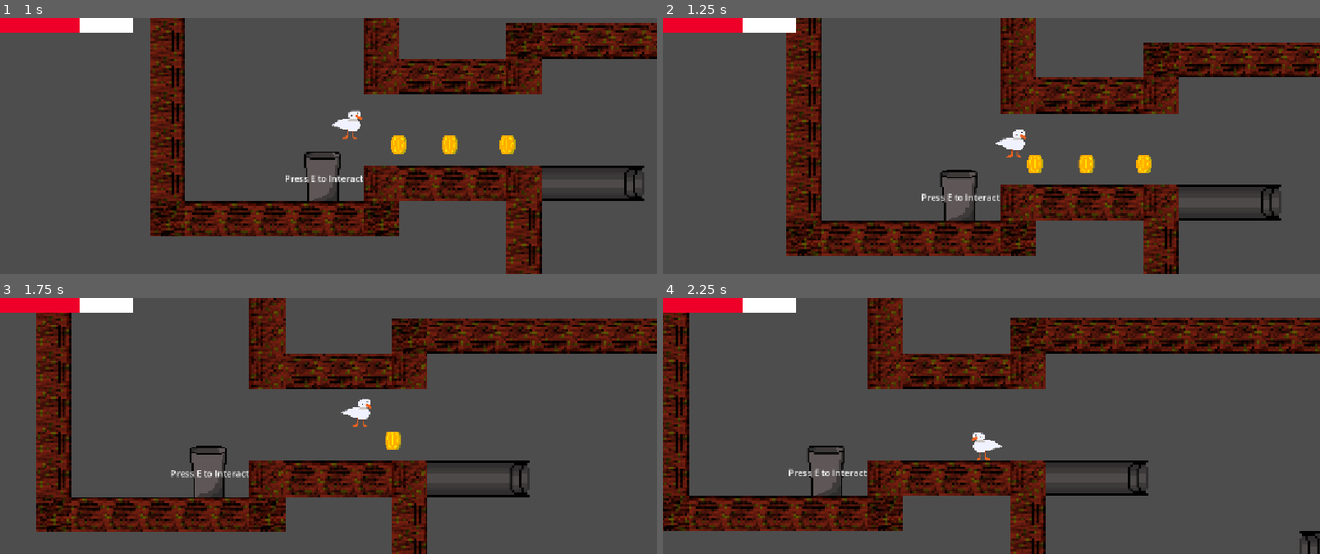
Above: before the commit, frames 1-4 (two rows, left to right).
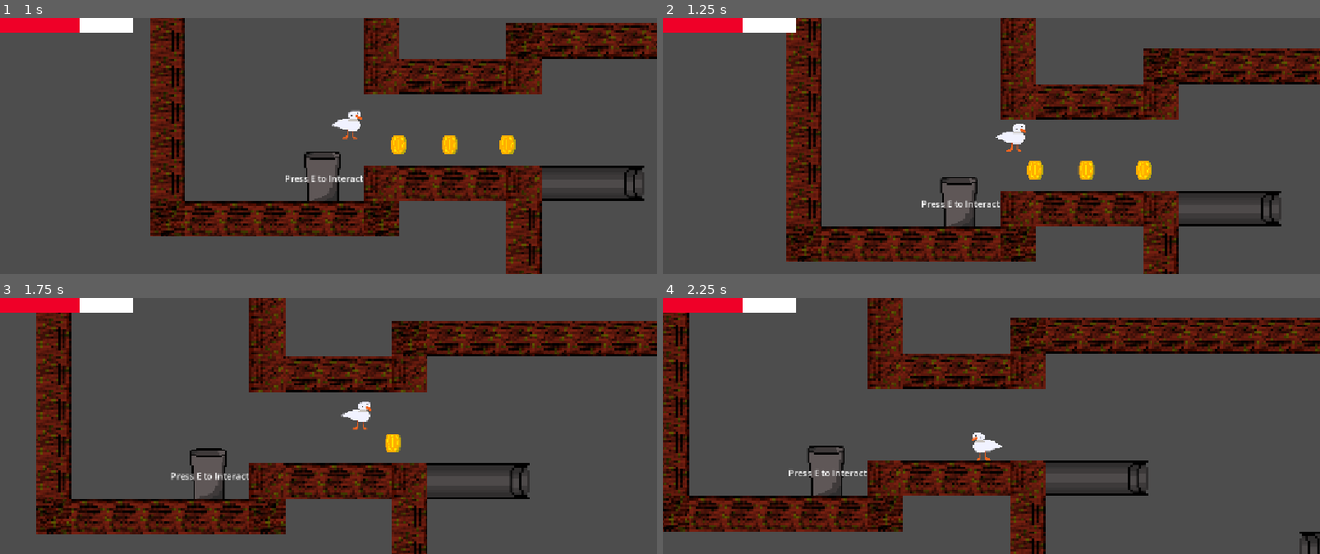
Above: after the commit, the same moments.

Repository: Mango-The-Froot/Duhk
Game: Godot game, scene res://Collab/Scenes/Duhk.tscn
The game is run twice, just before and just after one commit, with the same random seed, the same clock (stepped at 60 frames per second) and the same inputs.
Inputs:
- Up to frame 1 (1 s): tap E at 0.5 s; hold Right (Right) from 0.53 s (still down); tap Space (Jump) at 0.6, 0.77 s
- Up to frame 2 (1.25 s): keep holding Right (Right); tap Space (Jump) at 1.07 s
- Up to frame 3 (1.75 s): keep holding Right (Right); tap E at 1.25 s; tap Shift (Dash) at 1.35 s; tap Space (Jump) at 1.52, 1.55 s
- Up to frame 4 (2.25 s): tap Space (Jump) at 1.82, 2.1 s; tap E at 2 s; release Right (Right) at 2.03 s; hold Left (Left) from 2.03 s (still down)

Frame 1 is identical in both runs. In frame 2, 20% of the frame differs, in the area x 18-100%, y 0-100%; in frame 3, 18%; in frame 4, 0.8%.

Commit message:
Added coyoteTime

Diff:
--- a/Collab/Scenes/character_body_2d.gd
+++ b/Collab/Scenes/character_body_2d.gd
@@ -19,6 +19,8 @@
 
 var hasGlide = false
 var canGlide = false
+
+var coyoteTime = 0
 
 @onready var healthBar = $CanvasLayer/HealthBar
 @onready var playerSprite = $PlayerAnims
@@ -55,9 +57,12 @@
 	# Add the gravity.
 	if !is_on_floor():
 		velocity.y += gravity
+		coyoteTime -= 1
+	if is_on_floor():
+		coyoteTime = 30
 
 	# Handle jump.
-	if Input.is_action_just_pressed("Jump") && is_on_floor():
+	if Input.is_action_just_pressed("Jump") && (is_on_floor() || coyoteTime > 0):
 		velocity.y = JUMP_VELOCITY
 
 	# Get the input direction and handle the movement/deceleration.
Not shown: 1 places in Collab/Scenes/Duhk.tscn that only renumber resources
